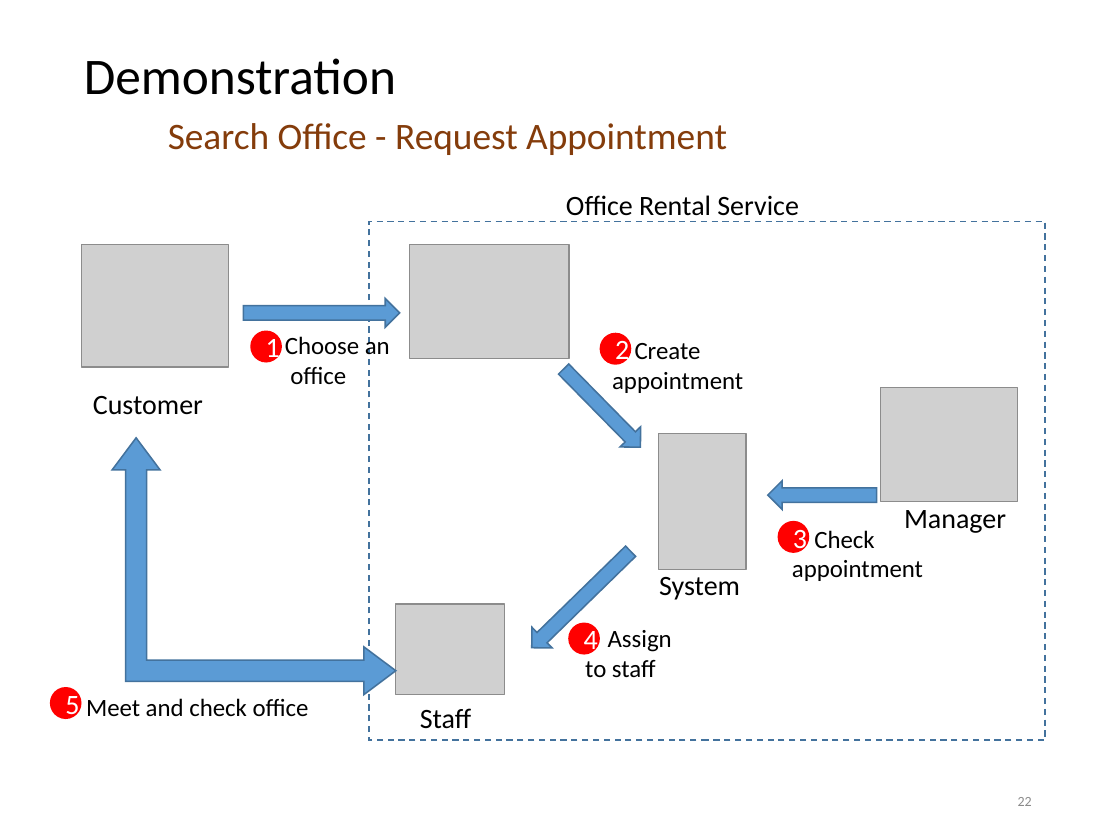
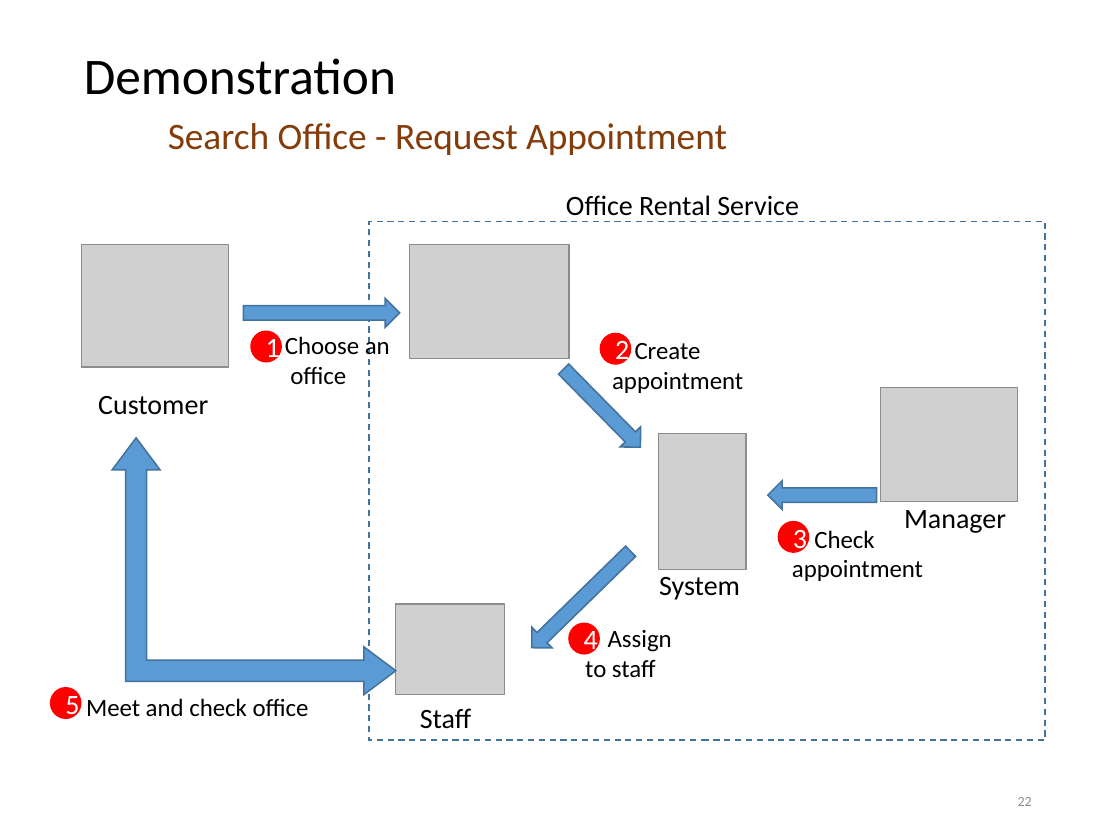
Before and after one commit to tienlx93/capstone-ors, a slide deck: slide 22 of doc/SlidePresentation 2 v3.pptx. Drawn at 1120x840 pixels with LibreOffice and Linux fonts; fonts in the diff are those of the drawing; grey boxes stand for pictures. Boxes give left, top, right and bottom in pixels: in the first picture for what was removed or moved away, otherwise in the second. Text is boxed around its words. In the diff, an @@ line names an element or a change of style, - is before the commit and + after.

```diff
--- a/doc/SlidePresentation 2 v3.pptx
+++ b/doc/SlidePresentation 2 v3.pptx
@@ text "Customer" at [98,396,208,415]: alignment left to centre @@
```
Also in this commit, not shown: 4 other slides changed, 46 other files.
